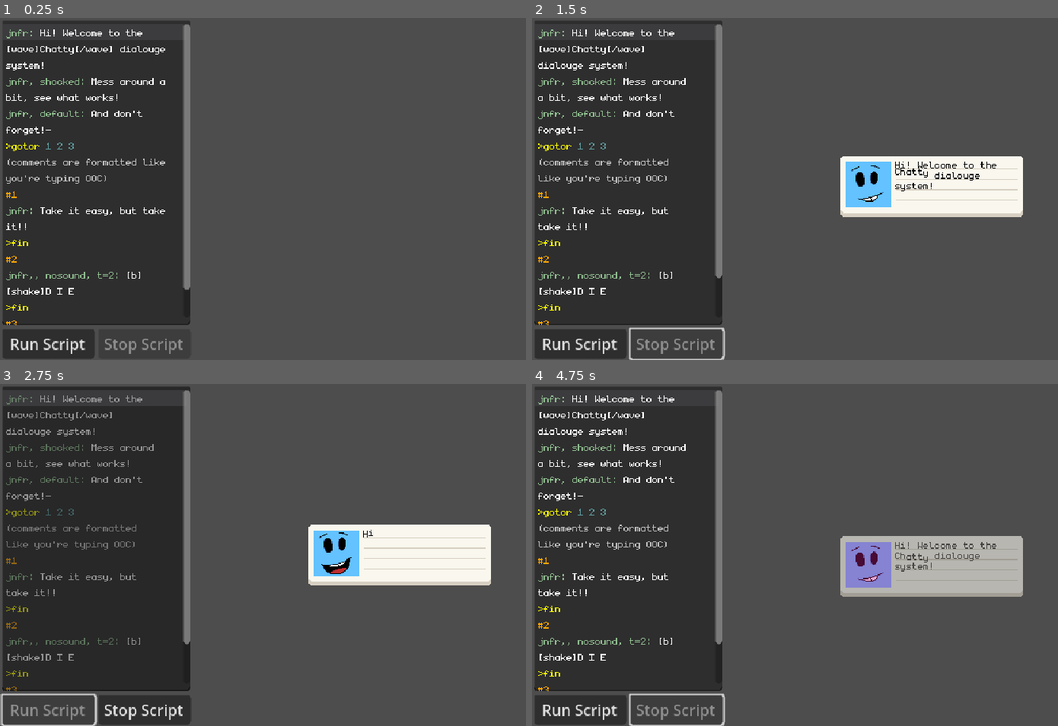
Above: before the commit, frames 1-4 (two rows, left to right).
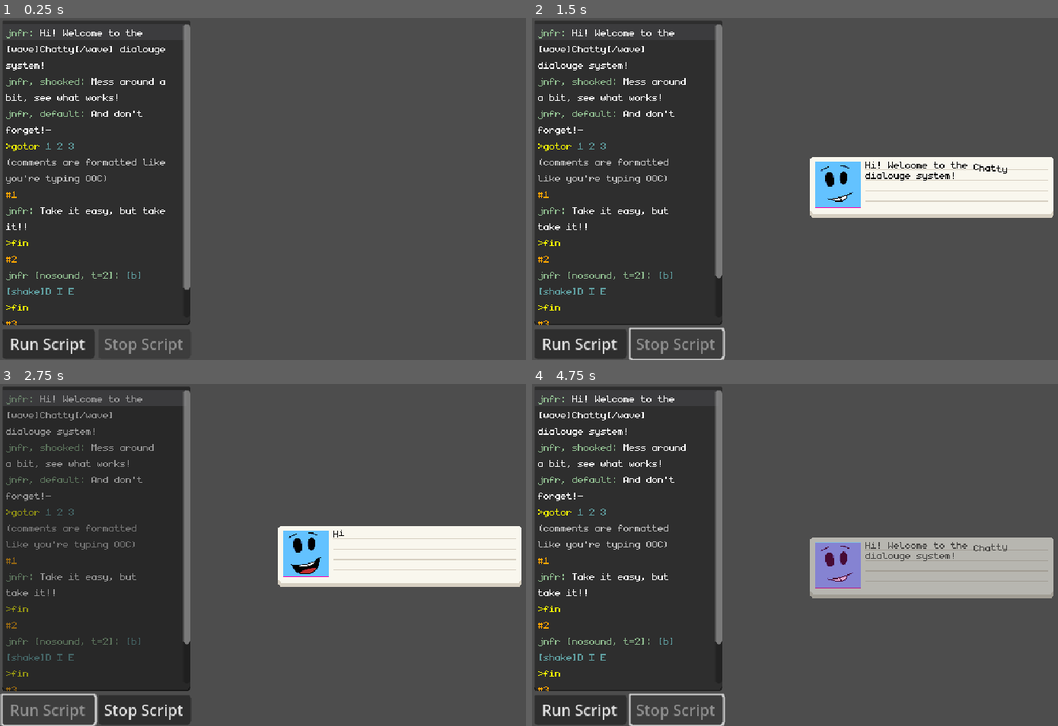
Above: after the commit, the same moments.

Repository: Sciman101/Chatty
Game: Godot game, scene res://scene/demo.tscn
Two runs of this game, one before a commit and one after it. Both use one fixed random seed, a clock stepped at 60 frames per second and the inputs below.
Inputs:
- Up to frame 1 (0.25 s): no input
- Up to frame 2 (1.5 s): click "Run Script" at 0.5 s; click "Stop Script" at 1.25 s
- Up to frame 3 (2.75 s): click "Run Script" at 2 s
- Up to frame 4 (4.75 s): click "Stop Script" at 2.75 s; click "Run Script" at 3.5 s; click "Stop Script" at 4.25 s

The runs differ from the first frame. In frame 1, 0.2% of the frame differs, in the area x 1-27%, y 74-81%; in frame 2, 4.3%; in frame 3, 4.2%; in frame 4, 4.5%, in the area x 1-100%, y 44-81%.
Error in both runs: Invalid access to property or key 'frames' on a base object of type 'AnimatedSprite2D'. (res://scripts/chatty/speech_bubble.gd:86)

Commit message:
started making player

Diff:
--- a/project.godot
+++ b/project.godot
@@ -60,6 +60,14 @@
 
 movie_writer/movie_file="C:/Users/Scima/Videos/Godot Movie Mode/movie.avi"
 
+[input]
+
+advance_dialouge={
+"deadzone": 0.5,
+"events": [Object(InputEventMouseButton,"resource_local_to_scene":false,"resource_name":"","device":-1,"window_id":0,"alt_pressed":false,"shift_pressed":false,"ctrl_pressed":false,"meta_pressed":false,"button_mask":0,"position":Vector2(0, 0),"global_position":Vector2(0, 0),"factor":1.0,"button_index":1,"pressed":false,"double_click":false,"script":null)
+]
+}
+
 [rendering]
 
 2d/snap/snap_2d_transforms_to_pixel=true
--- /dev/null
+++ b/scene/chatty_player.tscn
@@ -0,0 +1,42 @@
+[gd_scene load_steps=3 format=3 uid="uid://0lewgghdh148"]
+
+[ext_resource type="PackedScene" uid="uid://6mmv842l2nqv" path="res://scene/speech_bubble.tscn" id="1_gg5w2"]
+[ext_resource type="Script" path="res://scripts/chatty_player.gd" id="1_s8fyu"]
+
+[node name="ChattyPlayer" type="Control"]
+clip_contents = true
+layout_mode = 3
+anchors_preset = 0
+offset_right = 320.0
+offset_bottom = 256.0
+script = ExtResource("1_s8fyu")
+
+[node name="Fill" type="ColorRect" parent="."]
+layout_mode = 1
+anchors_preset = 15
+anchor_right = 1.0
+anchor_bottom = 1.0
+grow_horizontal = 2
+grow_vertical = 2
+color = Color(0.505882, 0.505882, 0.505882, 1)
+
+[node name="SpeechBubble" parent="." instance=ExtResource("1_gg5w2")]
+position = Vector2(160, 210)
+
+[node name="SpeechBubblePositions" type="Node2D" parent="."]
+visible = false
+
+[node name="bottom" type="Marker2D" parent="SpeechBubblePositions"]
+position = Vector2(160, 210)
+
+[node name="center" type="Marker2D" parent="SpeechBubblePositions"]
+position = Vector2(160, 128)
+
+[node name="left" type="Marker2D" parent="SpeechBubblePositions"]
+position = Vector2(130, 128)
+
+[node name="right" type="Marker2D" parent="SpeechBubblePositions"]
+position = Vector2(190, 128)
+
+[node name="top" type="Marker2D" parent="SpeechBubblePositions"]
+position = Vector2(160, 40)
--- a/scene/demo.tscn
+++ b/scene/demo.tscn
@@ -42,7 +42,7 @@
 jnfr: Take it easy, but take it!!
 >fin
 #2
-jnfr,, nosound, t=2: [b][shake]D I E
+jnfr [nosound, t=2]: [b][shake]D I E
 >fin
 #3
 jnfr: aiojs;jfklsdjfkl;sdl;kf"
--- a/scene/speech_bubble.tscn
+++ b/scene/speech_bubble.tscn
@@ -30,14 +30,14 @@
 texture = ExtResource("2_fjywy")
 
 [node name="Portrait" type="AnimatedSprite2D" parent="Graphic"]
-position = Vector2(-67, -2)
+position = Vector2(-99, -2)
 frames = ExtResource("2_wboqa")
 animation = &"seethe"
 
 [node name="Dialouge" type="RichTextLabel" parent="Graphic"]
-offset_left = -39.0
+offset_left = -70.0
 offset_top = -30.0
-offset_right = 89.0
+offset_right = 122.0
 offset_bottom = 22.0
 mouse_force_pass_scroll_events = false
 theme_override_colors/default_color = Color(0, 0, 0, 1)
@@ -45,9 +45,6 @@
 theme_override_fonts/normal_font = ExtResource("3_8txfa")
 theme_override_fonts/bold_font = SubResource("FontVariation_eku4v")
 bbcode_enabled = true
-text = "TEST
-TEST
-IF YOU CAN SEE THIS DIE"
 scroll_active = false
 custom_effects = [SubResource("RichTextEffect_i80sp"), SubResource("RichTextEffect_eci5y")]
 visible_characters_behavior = 1
--- a/scripts/chatty/chatty.gd
+++ b/scripts/chatty/chatty.gd
@@ -1,9 +1,6 @@
 extends Node
 
 const SpeechBubble = preload("res://scene/speech_bubble.tscn")
-const Speakers = {
-	'jnfr': preload("res://speakers/speaker_jnfr.tres")
-}
 
 var current_dialouge_bubble = null
 var actors = {}
@@ -67,9 +64,9 @@
 	if not current_dialouge_bubble.is_bubble_visible():
 		await current_dialouge_bubble.appear()
 
-	var args = {}
-	if event.has('args'): args = event.args
-	await current_dialouge_bubble.present(args)
+	var flags = {}
+	if event.has('flags'): flags = event.flags
+	await current_dialouge_bubble.present(flags)
 
 func _create_dialouge_bubble() -> void:
 	current_dialouge_bubble = SpeechBubble.instantiate()
@@ -83,6 +80,9 @@
 		push_warning("Empty instruction!")
 		return
 	match params[0]:
+		'end':
+			# Stop after this command
+			script_index = script_events.size()+1
 		'goto':
 			# Jump to the labeled section
 			if params.size() > 1:
@@ -91,9 +91,6 @@
 					script_index = script_labels[label]-1
 				else:
 					push_warning("Insufficient params!")
-		'fin':
-			# Stop after this command
-			script_index = script_events.size()+1
 		'gotor':
 			# Go to a random label
 			if params.size() > 1:
@@ -150,7 +147,7 @@
 
 			var speaker_name = ''
 			var animation_name = ''
-			var args = []
+			var flags = []
 			if comma_index != -1:
 				if comma_index != 0:
 					speaker_name = params_string.substr(0,comma_index).strip_edges(false)
@@ -167,7 +164,7 @@
 				if params_string[len(params_string)-1] != ']':
 					# parse error
 					pass
-				args = params_string.substr(bracket_index+1,len(params_string)-bracket_index-2).strip_edges().split(',')
+				flags = params_string.substr(bracket_index+1,len(params_string)-bracket_index-2).strip_edges().split(',')
 
 			var dialouge = line.substr(colon_index+1).strip_edges()
 
@@ -182,10 +179,9 @@
 				'type': &'dialouge',
 				'speaker': speaker,
 				'animation_name': animation_name,
-				'args': _parse_args(args),
+				'flags': _parse_args(flags),
 				'dialouge': dialouge
 			}
-			print(event)
 			script_events.append(event)
 
 func _parse_args(arg_list:Array) -> Dictionary:
--- a/scripts/chatty/speech_bubble.gd
+++ b/scripts/chatty/speech_bubble.gd
@@ -92,7 +92,7 @@
 		push_warning("No active speaker!")
 
 # Actually do the thing
-func present(args:Dictionary) -> void:
+func present(flags:Dictionary) -> void:
 
 	is_presenting = true
 	portrait.frame = 0
@@ -100,13 +100,13 @@
 
 	# Set time from args
 	var character_delay = DEFAULT_CHARACTER_DELAY
-	if args.has('t'):
-		character_delay = max(0.01,args.t.to_float()/num_characters)
+	if flags.has('t'):
+		character_delay = max(0.01,flags.t.to_float()/num_characters)
 
 	# Other flags
-	if not args.has('noanimate'):
+	if not flags.has('noanimate') and not flags.has('na'):
 		portrait.play()
-	var play_sound = not args.has('nosound')
+	var play_sound = not flags.has('nosound') and not flags.has('ns')
 
 	for i in range(num_characters):
 
@@ -124,7 +124,7 @@
 	jump_to_end()
 
 	# Wait a second
-	if not interrupt and not args.has('nopause'):
+	if not interrupt and not flags.has('nopause') and not flags.has('np'):
 		timer.start(DEFAULT_SPEECH_DELAY)
 		await timer.timeout
 	else:
--- /dev/null
+++ b/scripts/chatty_parser.gd
@@ -0,0 +1,41 @@
+extends Node
+
+class ChattyScript:
+	var events = []
+	var label_indices = {}
+
+	func add_event(event) -> void:
+		events.append(event)
+
+func compile_script(script_text:String) -> ChattyScript:
+	var lines = Array(script_text.split('\n')).map(func(s): return s.trim_edges())
+	var script = ChattyScript.new()
+
+	var line_num := 0
+	for line in lines:
+		_parse_line(line,line_num,script)
+		line_num += 1
+
+	return script
+
+func _parse_line(line:String,line_num:int,script:ChattyScript) -> void:
+
+	if line.begins_with('(') and line.ends_with(')'):
+		pass # Do nothing. comment
+
+	elif line.begins_with('#'):
+		# Label
+		var label_name = line.substr(1).strip_edges()
+		script.label_indices[label_name] = script.events.size()
+		var event = {
+			'type':&'label'
+		}
+		script.add_event(event)
+
+	elif line.begins_with('>'):
+		# Command
+		pass
+
+	else:
+		# Dialouge
+		pass
--- /dev/null
+++ b/scripts/chatty_player.gd
@@ -0,0 +1,44 @@
+extends Control
+
+@onready var speech_bubble = $SpeechBubble
+var _speech_bubble_positions = {}
+
+var current_script = []
+var script_event_index := -1
+var interrupt := false
+
+func _ready() -> void:
+	# Get speech bubble positions
+	for child in $SpeechBubblePositions.get_children():
+		_speech_bubble_positions[str(child.name).to_lower()] = child.position
+
+func run_script(script) -> void:
+	current_script = script
+	script_event_index = 0
+
+	while script_event_index < current_script.size():
+		if interrupt: break
+
+		await _run_current_script_event()
+		script_event_index += 1
+
+func _run_current_script_event() -> void:
+	var event = current_script[script_event_index]
+
+	match event.type:
+		&'dialouge':
+			await _run_dialouge_event(event)
+		&'instruction':
+			await _run_instruction_event(event)
+		&'label':
+			pass # Labels do nothing. this is just here for completeness
+
+func _run_dialouge_event(event) -> void:
+	pass
+
+func _run_instruction_event(event) -> void:
+	pass
+
+func interrupt_script() -> void:
+	interrupt = true
+	current_script = null
Binary file changed: graphics/speech_bubble.png
